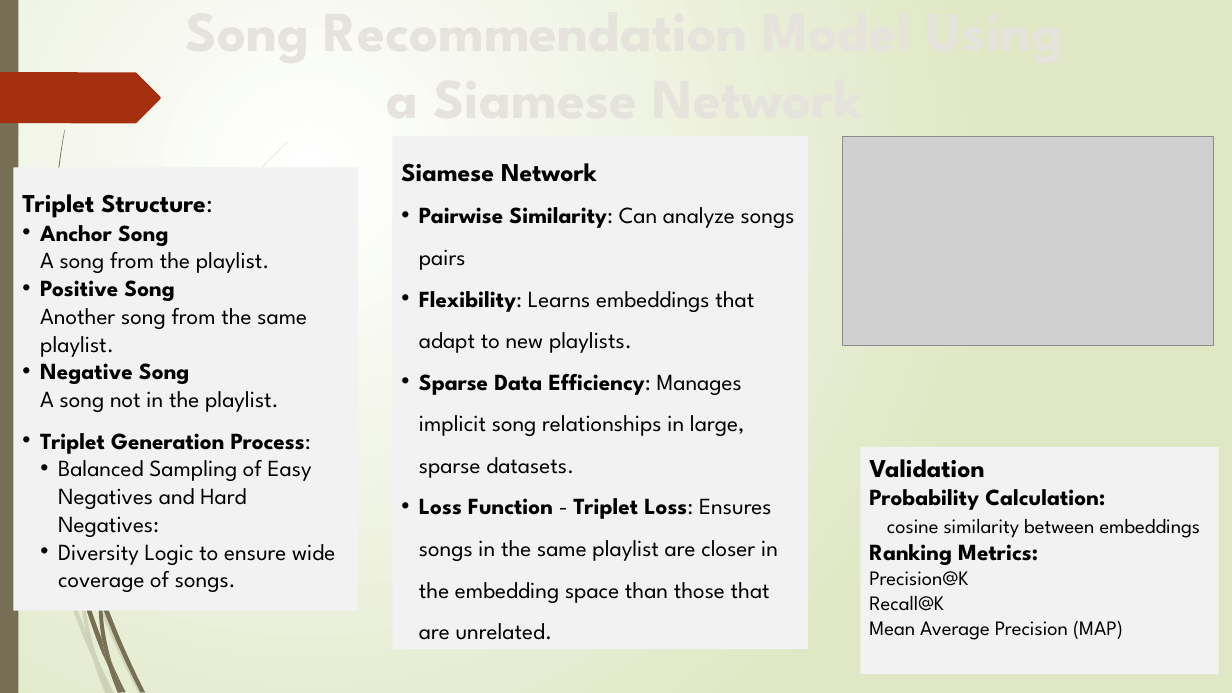
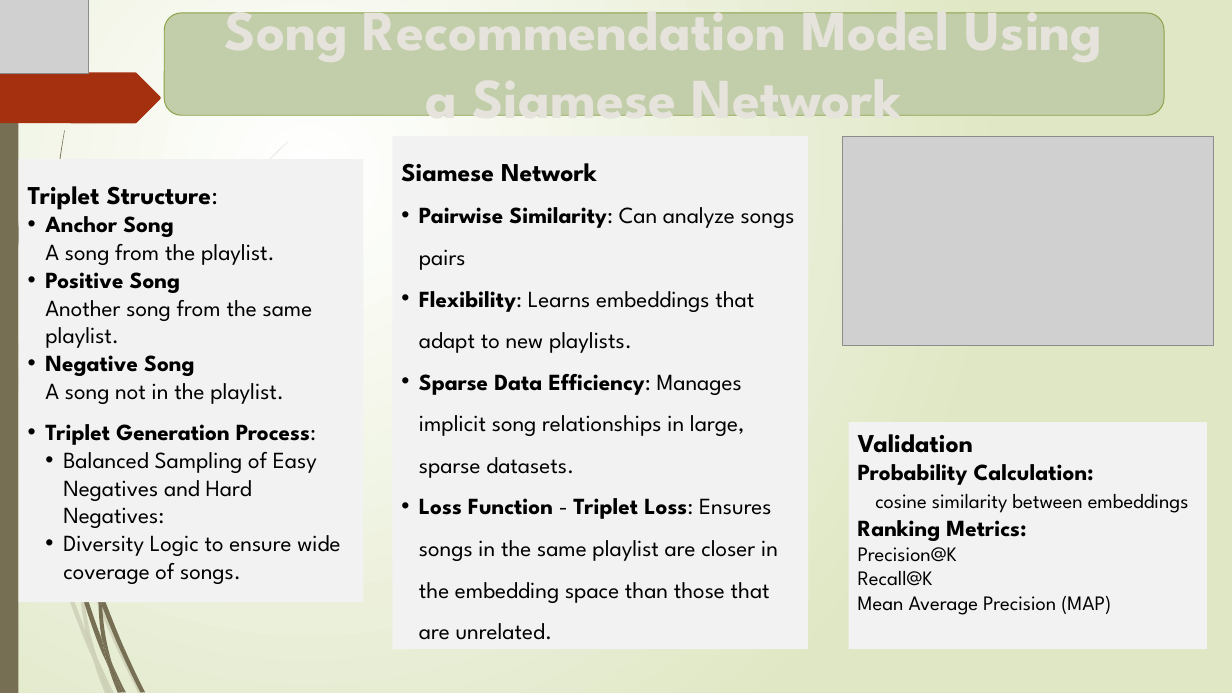
Before and after one commit to ortall0201/Spotify-Playlist-Recommender-System-Using-NLP, a slide deck: slide 2 of Ortal/word2vec slide.pptx. Drawn at 1232x693 pixels with LibreOffice and Linux fonts; fonts in the diff are those of the drawing; grey boxes stand for pictures. Boxes give left, top, right and bottom in pixels: in the first picture for what was removed or moved away, otherwise in the second. Text is boxed around its words. In the diff, an @@ line names an element or a change of style, - is before the commit and + after.

```diff
--- a/Ortal/word2vec slide.pptx
+++ b/Ortal/word2vec slide.pptx
@@ picture added at [0, 0, 89, 73] @@
@@ text "Song Recommendation Model Using a ..." rewrapped from [401, 163, 597, 182] to [225, 0, 1103, 135] @@
@@ rounded rectangle added at [165, 13, 1165, 116], fill #C2CEA9, outline #8BA249 0.75 pt @@
@@ rectangle "Triplet Structure:": place and size @@
-rectangle "Triplet Structure:" at [13, 167, 358, 611]
+rectangle "Triplet Structure:" at [18, 159, 363, 603]
@@ rectangle "Validation": place and size @@
-rectangle "Validation" at [860, 447, 1219, 675]
+rectangle "Validation" at [848, 422, 1207, 650]
@@ freeform shape added at [98, 583, 102, 606], fill #766F54 @@
```
Also in this commit, not shown: 3 other slides changed.
